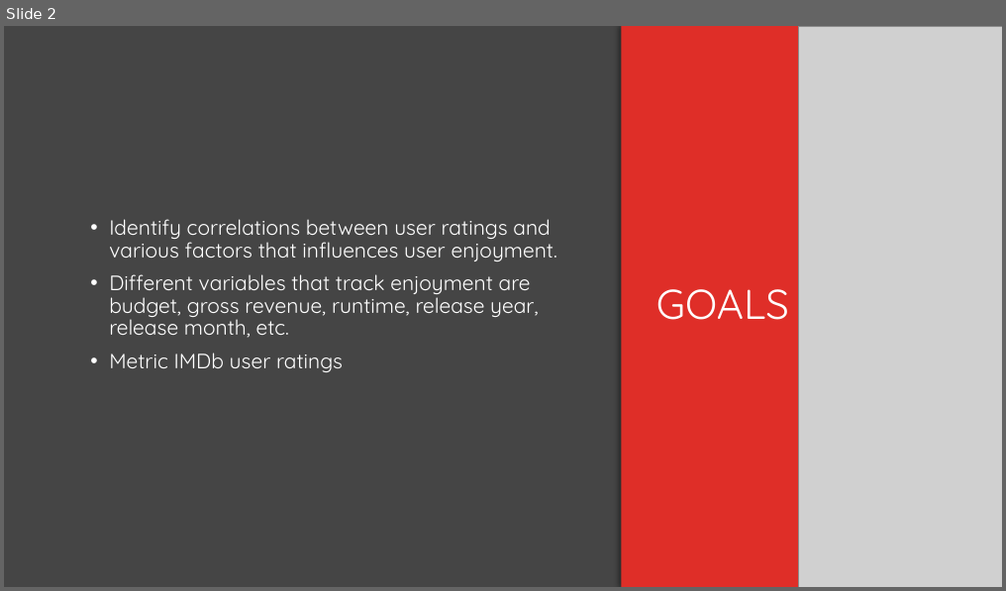
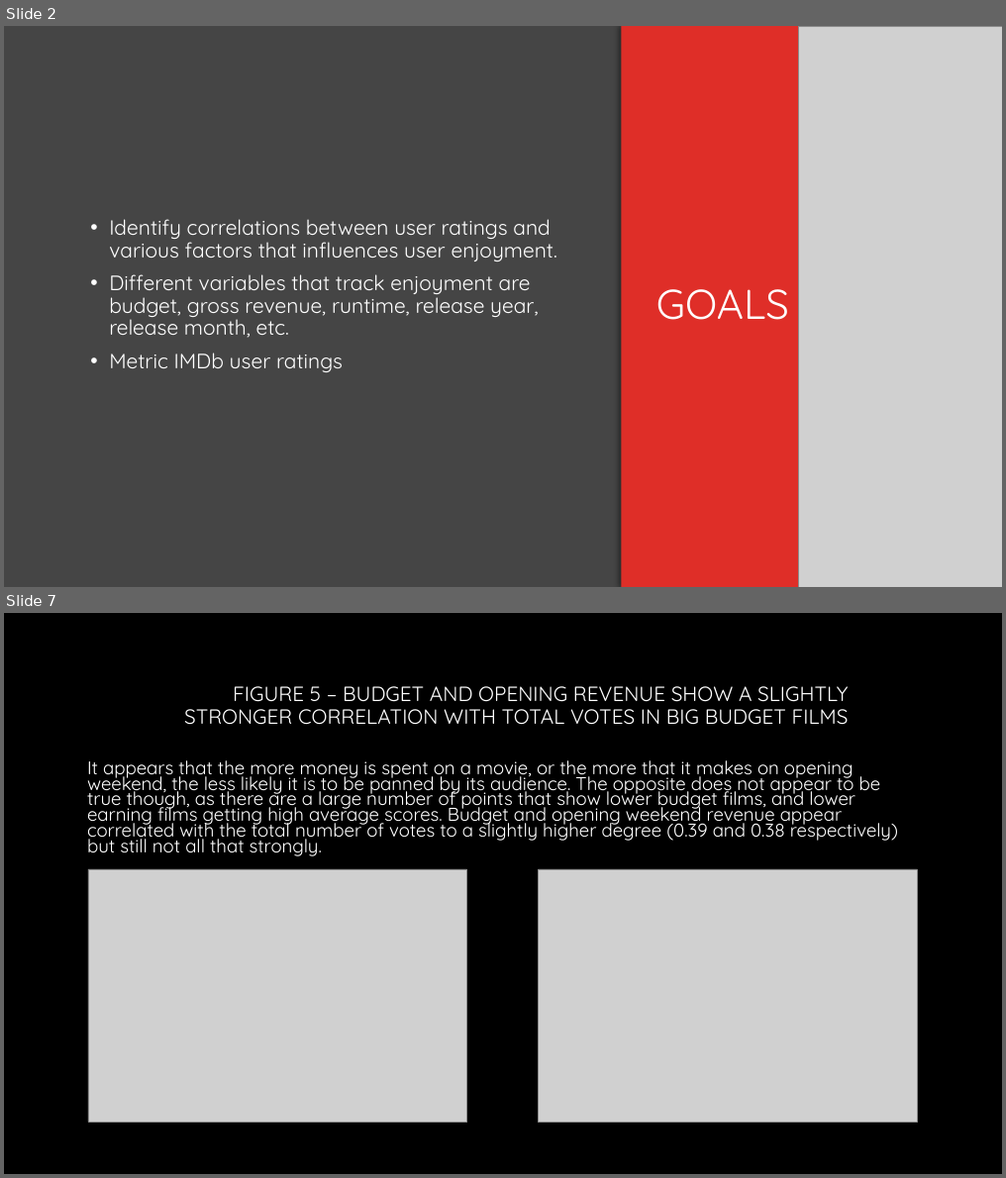
Before and after one commit to gspahlin/Movie_analysis, a slide deck: Movies.pptx. Shown one above the other, each under a label of ours: slide 2 before the commit, slides 2 and 7 after it; the slides between them are not shown. The pictures are 1006x591 and 1006x1178 pixels, drawn with LibreOffice and Linux fonts; fonts in the diff are those of the drawing; grey boxes stand for pictures; background and template pictures are left out. Boxes give left, top, right and bottom in pixels: in the first picture for what was removed or moved away, otherwise in the second. Text is boxed around its words. In the diff, an @@ line names an element or a change of style, - is before the commit and + after.

```diff
--- a/Movies.pptx
+++ b/Movies.pptx
@@ slide 7 added at <box>4,613,1002,1174</box>, background #000000 @@
@@ title added at <box>184,686,848,725</box>, 19.8 pt, text #FFFFFF @@
+FIGURE 5 – BUDGET AND OPENING REVENUE SHOW A SLIGHTLY STRONGER CORRELATION WITH TOTAL VOTES IN BIG BUDGET FILMS
@@ text added at <box>87,761,898,857</box>, 17.8 pt, text #FFFFFF @@
+It appears that the more money is spent on a movie, or the more that it makes on opening weekend, the less likely it is to be panned by its audience. The opposite does not appear to be true though, as there are a large number of points that show lower budget films, and lower earning films getting high average scores. Budget and opening weekend revenue appear correlated with the total number of votes to a slightly higher degree (0.39 and 0.38 respectively) but still not all that strongly.
@@ picture added at <box>88,869,466,1123</box> @@
@@ picture added at <box>539,869,918,1123</box> @@
```
Also in this commit, not shown: 1 slide changed, 4 other slides added, 3 slides removed.
